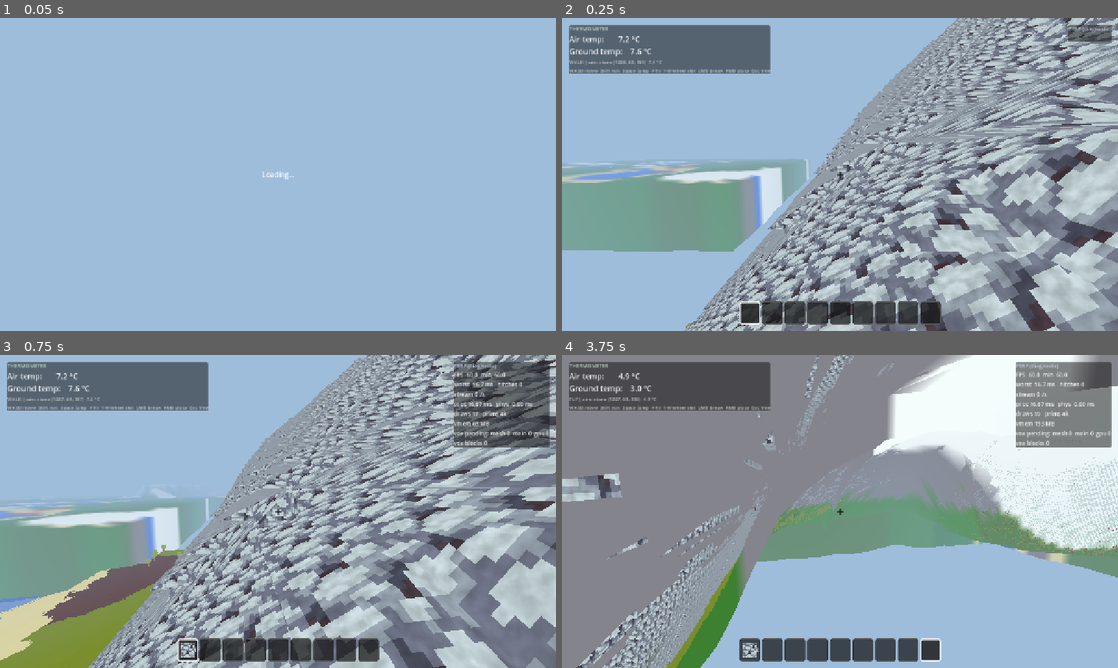
Above: before the commit, frames 1-4 (two rows, left to right).
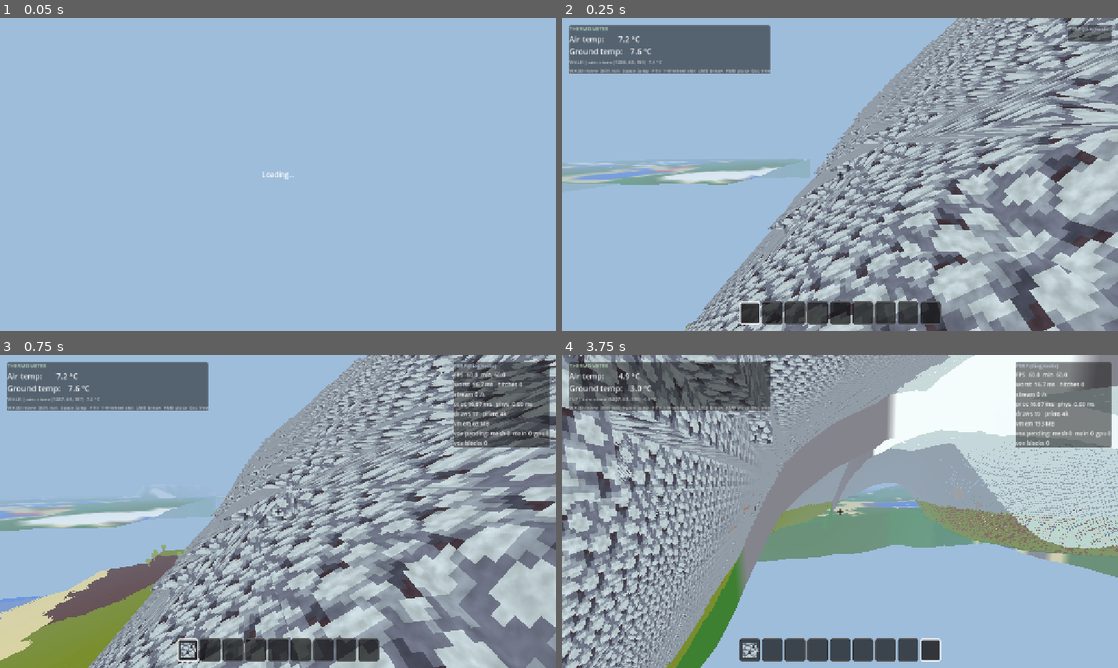
Above: after the commit, the same moments.

Repository: vrogojin/voxiverse
Game: Godot game, scene res://scenes/main.tscn
Same seed, same stepped clock (60 frames per second), same inputs: the game is played once before the commit and once after it.
Inputs (mouse positions are in pixels of both pictures, inside the frame that each line leads up to):
- Up to frame 1 (0.05 s): no input
- Up to frame 2 (0.25 s): no input
- Up to frame 3 (0.75 s): tap Enter at 0.5 s; move the mouse to (305, 511) at 0.52 s; hold W from 0.53 s (still down); tap 1 at 0.6 s; click (305, 511) at 0.67 s
- Up to frame 4 (3.75 s): keep holding W; tap Space at 0.77, 1.52, 3.02 s; move the mouse to (812, 511) at 1.27 s; tap 9 at 1.35 s; move the mouse to (851, 505) at 2.02 s; tap F at 2.1 s; move the mouse to (834, 517) at 2.77 s; tap Shift at 2.85 s; click (834, 517) at 2.92 s; move the mouse to (878, 514) at 3.52 s; hold Ctrl from 3.53 s (still down)

Frame 1 is identical in both runs. In frame 2, 8.3% of the frame differs, in the area x 0-45%, y 45-75%; in frame 3, 5.8%; in frame 4, 31%, in the area x 0-100%, y 0-100%.

Commit message:
fix(voxiverse): far terrain surface was wound DOWN — flip to face up
User: 'distant terrain renders correctly but from underground — swap the
direction.' The top-surface triangles were wound to face DOWN: CULL_BACK
culled them (only skirts showed = 'grid of vertical bars'); CULL_DISABLED then
drew the underside ('from underground'). Reverse the winding so the front face
points +Y and restore CULL_BACK — the top surface now renders correctly viewed
from above. verify 5877/0.

Diff:
--- a/godot/src/world/far/far_mesh_builder.gd
+++ b/godot/src/world/far/far_mesh_builder.gd
@@ -135,14 +135,17 @@
 			normals[vi] = Vector3(dhx, 2.0 * cell, dhz).normalized()
 			vcolors[vi] = colors[vi]
 
-	# Top-surface triangles (LOD-DESIGN winding == the engine's +Y cube face).
+	# Top-surface triangles wound so the front face points UP (+Y). The original order faced DOWN, so
+	# the surface was back-face-culled and only the vertical skirts rendered ("grid of vertical bars");
+	# with culling off it showed its underside ("terrain rendered from underground"). Reversed here so
+	# it is viewed correctly from above, with CULL_BACK restored on the material.
 	for i in range(0, grid):
 		for j in range(0, grid):
 			var v00 := i * side + j
 			var v01 := i * side + (j + 1)
 			var v11 := (i + 1) * side + (j + 1)
 			var v10 := (i + 1) * side + j
-			indices.append_array([v00, v01, v11, v00, v11, v10])
+			indices.append_array([v00, v11, v01, v00, v10, v11])
 
 	# Skirts: extrude every tile edge straight down (LOD-DESIGN §1.4). Skirt vertices copy
 	# their top vertex's normal + colour (no dark walls). Per-edge (non-deduplicated) so the
--- a/godot/src/world/far/far_terrain.gd
+++ b/godot/src/world/far/far_terrain.gd
@@ -83,12 +83,12 @@
 	m.roughness = 1.0
 	m.metallic = 0.0
 	m.metallic_specular = 0.0                # no sun in the scene → specular is moot; keep it off
-	# CULL_DISABLED (was CULL_BACK): the far surface is a single-sided heightmap whose triangle
-	# winding must otherwise exactly match Godot's front-face convention — a fragile dependency that,
-	# if backwards, culls EVERY ground tile and leaves only the vertical skirt walls visible (a "grid
-	# of vertical planes"). Double-siding a distant low-poly mesh is negligible and removes the
-	# winding dependency entirely; there is no sun, so the missing back-face lighting is moot.
-	m.cull_mode = BaseMaterial3D.CULL_DISABLED
+	# CULL_BACK with the top-surface winding now fixed to face UP (see FarMeshBuilder). The original
+	# winding faced DOWN: CULL_BACK culled the whole surface → only the vertical skirts showed ("grid
+	# of bars"); CULL_DISABLED then rendered its underside ("terrain from underground"). With the
+	# winding reversed, CULL_BACK draws the correct top surface viewed from above and drops the
+	# underside/back-face clutter.
+	m.cull_mode = BaseMaterial3D.CULL_BACK
 	return m
 
 # --- streaming entry point (LOD-DESIGN §4.1) ----------------------------------
